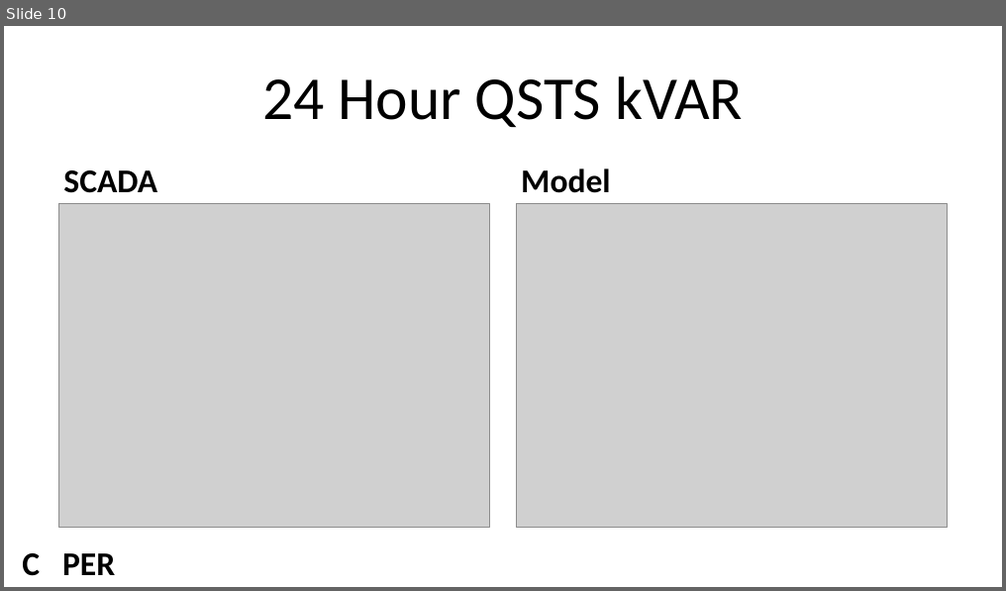
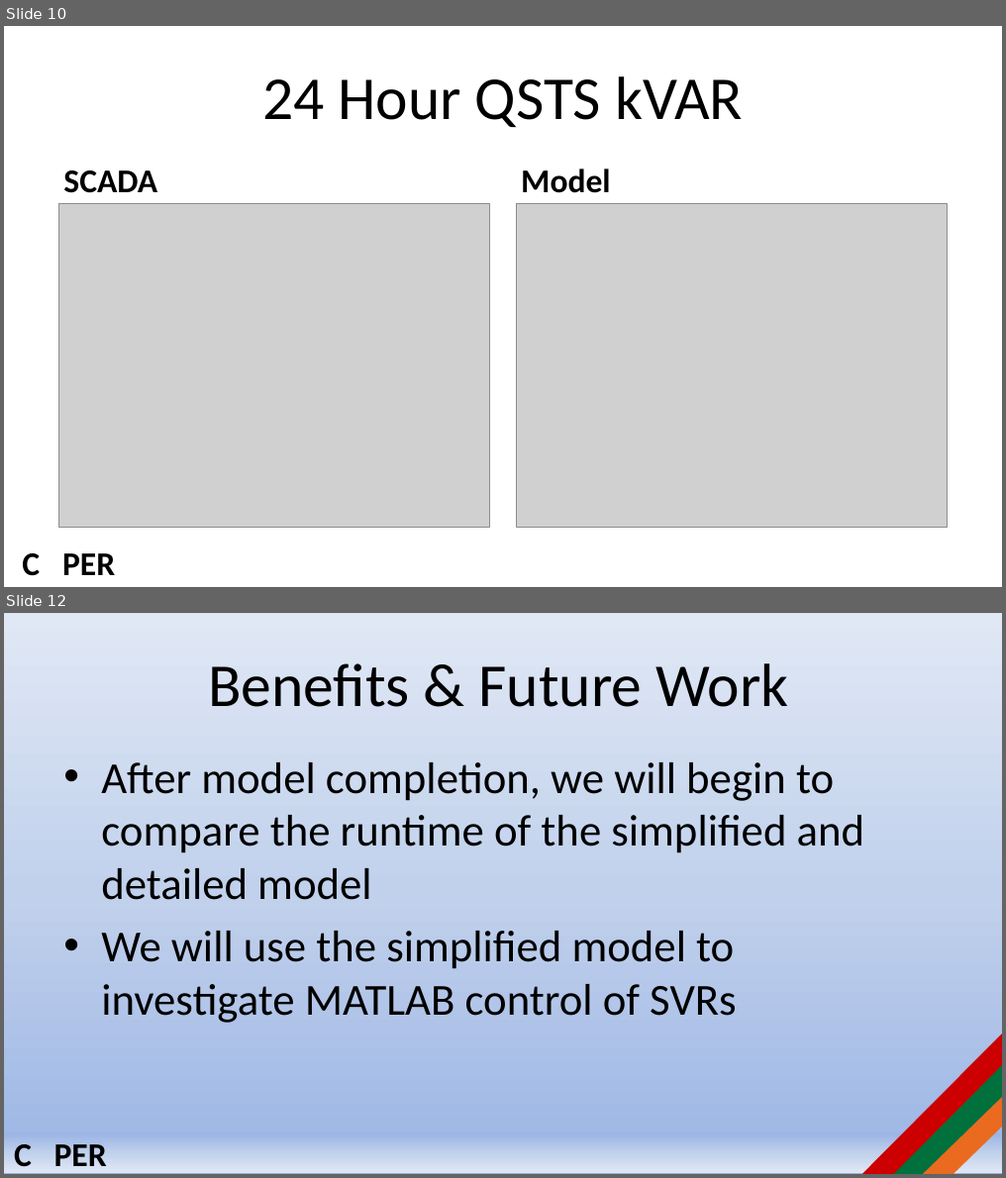
Before and after one commit to jlavall1/CAPER, a slide deck: 06_Joshua_Smith/Documents/CAPER April 4 5 2016.pptx. Shown one above the other, each under a label of ours: slide 10 before the commit, slides 10 and 12 after it; the slides between them are not shown. The pictures are 1006x591 and 1006x1178 pixels, drawn with LibreOffice and Linux fonts; fonts in the diff are those of the drawing; grey boxes stand for pictures; background and template pictures are left out. Boxes give left, top, right and bottom in pixels: in the first picture for what was removed or moved away, otherwise in the second. Text is boxed around its words. In the diff, an @@ line names an element or a change of style, - is before the commit and + after.

```diff
--- a/06_Joshua_Smith/Documents/CAPER April 4 5 2016.pptx
+++ b/06_Joshua_Smith/Documents/CAPER April 4 5 2016.pptx
@@ slide 12 added at box(4, 613, 1002, 1174), background gradient #9AB5E4 to #C2D1ED to #E1E8F5 @@
@@ title added at box(208, 663, 788, 707), 44 pt, text #000000 @@
+Benefits & Future Work
@@ text added at box(101, 762, 865, 1023), 32 pt, text #000000 @@
+• After model completion, we will begin to compare the runtime of the simplified and detailed model
+• We will use the simplified model to investigate MATLAB control of SVRs
@@ diag stripe added at box(862, 1034, 1002, 1174), fill #CC0000 @@
@@ diag stripe added at box(889, 1065, 1002, 1174), fill #00703C @@
@@ diag stripe added at box(921, 1096, 1002, 1174), fill #EA6A20 @@
@@ text added at box(14, 1145, 107, 1173), 24 pt, text #000000, bold @@
+C PER
```
Also in this commit, not shown: 1 slide changed, 1 other slide added, 4 other files.
